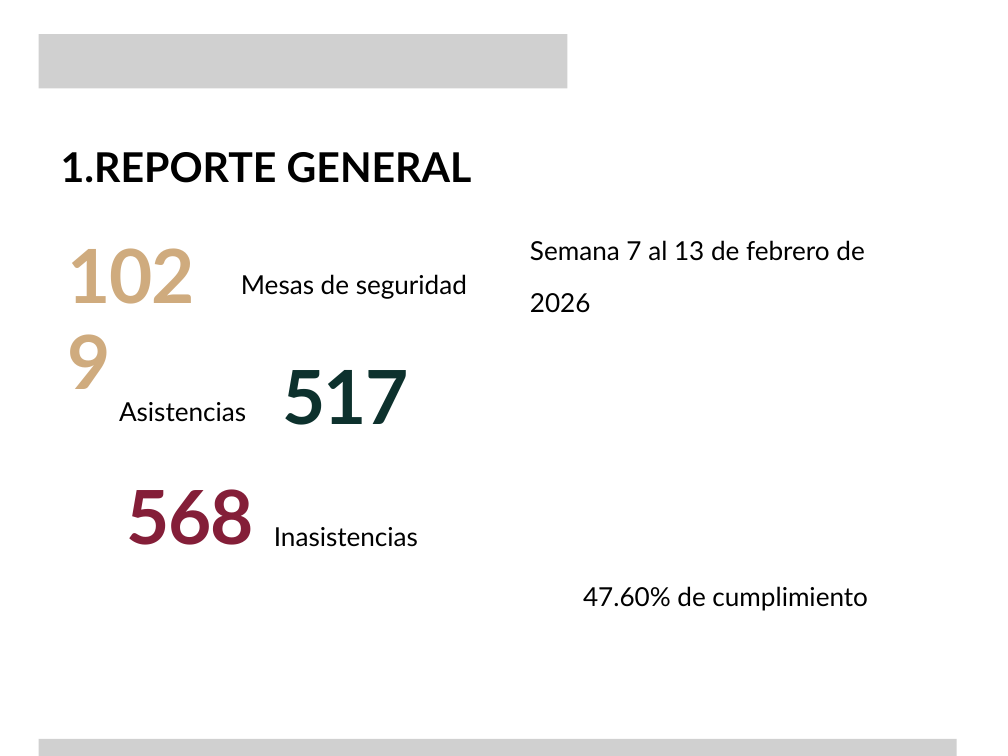
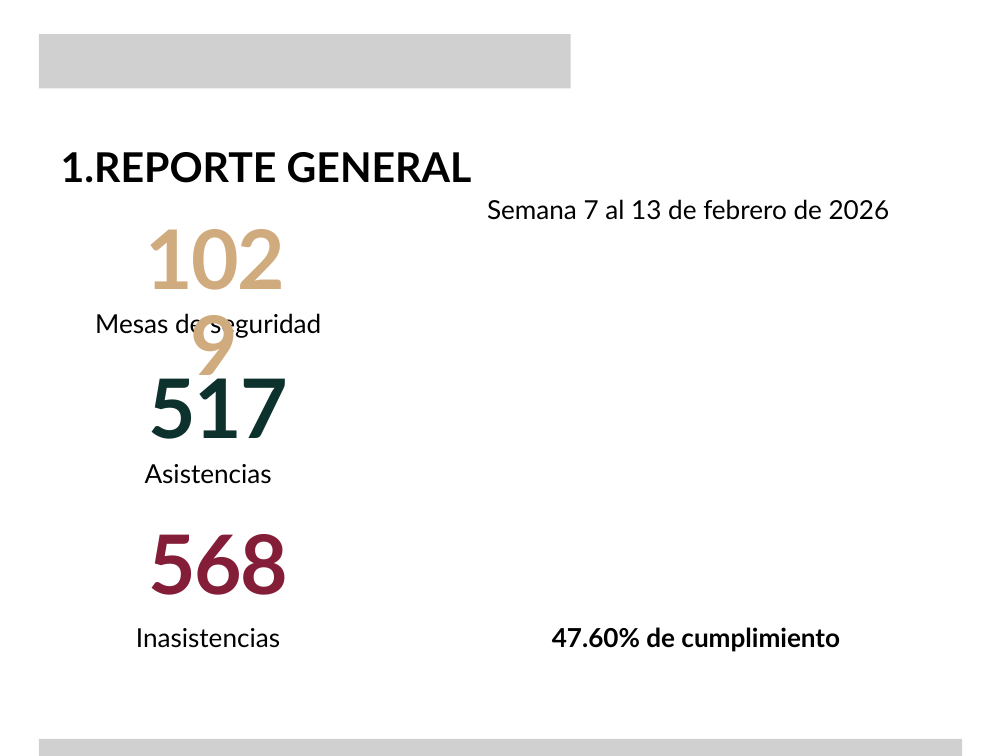
Before and after one commit to KevinRolcer/dgdg, a slide deck: slide 4 of storage/templates/Dgdg Mesas de paz.pptx. Drawn at 1008x756 pixels with LibreOffice and Linux fonts; fonts in the diff are those of the drawing; grey boxes stand for pictures; background and template pictures are left out. Boxes give left, top, right and bottom in pixels: in the first picture for what was removed or moved away, otherwise in the second. Text is boxed around its words. In the diff, an @@ line names an element or a change of style, - is before the commit and + after.

```diff
--- a/storage/templates/Dgdg Mesas de paz.pptx
+++ b/storage/templates/Dgdg Mesas de paz.pptx
@@ picture moved from (x1=38, y1=34, x2=567, y2=89) to (x1=39, y1=34, x2=571, y2=89) @@
@@ text "Semana 7 al 13 de ..." rewrapped from (x1=530, y1=240, x2=864, y2=313) to (x1=487, y1=199, x2=890, y2=220) @@
@@ text "1029" moved from (x1=67, y1=232, x2=226, y2=319) to (x1=125, y1=220, x2=304, y2=307) @@
@@ text "Mesas de seguridad" moved from (x1=241, y1=274, x2=467, y2=299) to (x1=95, y1=313, x2=321, y2=338) @@
@@ size 80 to 88 pt; alignment left to centre in 3 elements at (x1=125, y1=220, x2=304, y2=307), (x1=148, y1=534, x2=288, y2=595), (x1=148, y1=367, x2=288, y2=439) @@
@@ text "517" moved from (x1=282, y1=370, x2=409, y2=425) to (x1=148, y1=367, x2=288, y2=439) @@
@@ text "Asistencias" moved from (x1=119, y1=402, x2=246, y2=422) to (x1=145, y1=464, x2=272, y2=484) @@
@@ text "568" moved from (x1=127, y1=489, x2=254, y2=545) to (x1=148, y1=534, x2=288, y2=595) @@
@@ text "Inasistencias" moved from (x1=274, y1=527, x2=418, y2=547) to (x1=136, y1=628, x2=280, y2=648) @@
@@ text "47.60% de cumplimiento" moved from (x1=583, y1=586, x2=868, y2=611) to (x1=552, y1=627, x2=840, y2=652) @@
@@ text "47.60% de cumplimiento" at (x1=552, y1=627, x2=840, y2=652): bold on @@
@@ picture resized from (x1=38, y1=739, x2=956, y2=756) to (x1=39, y1=739, x2=962, y2=756) @@
```
Also in this commit, not shown: 1 other slide changed, 31 other files.
